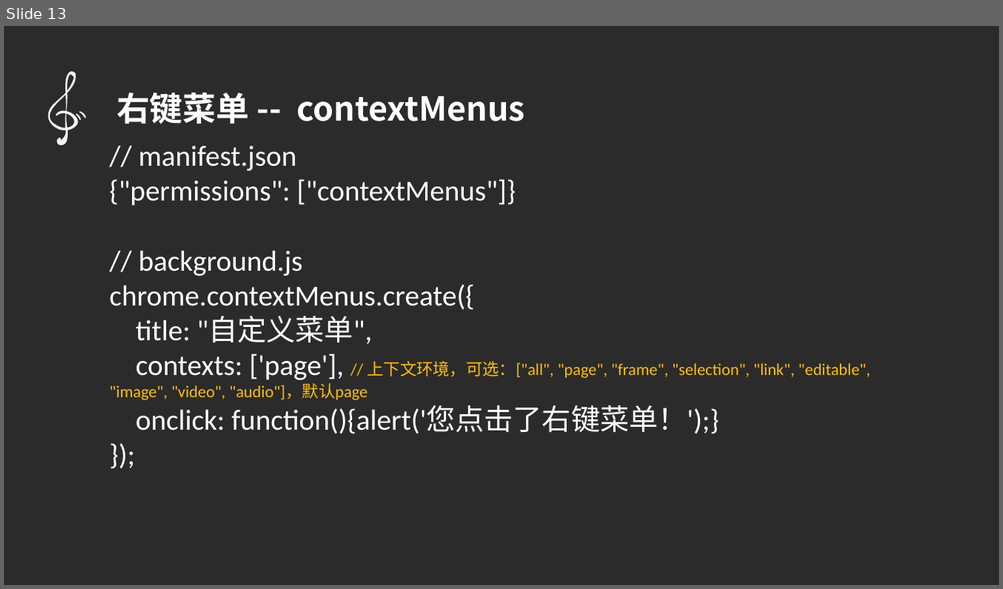
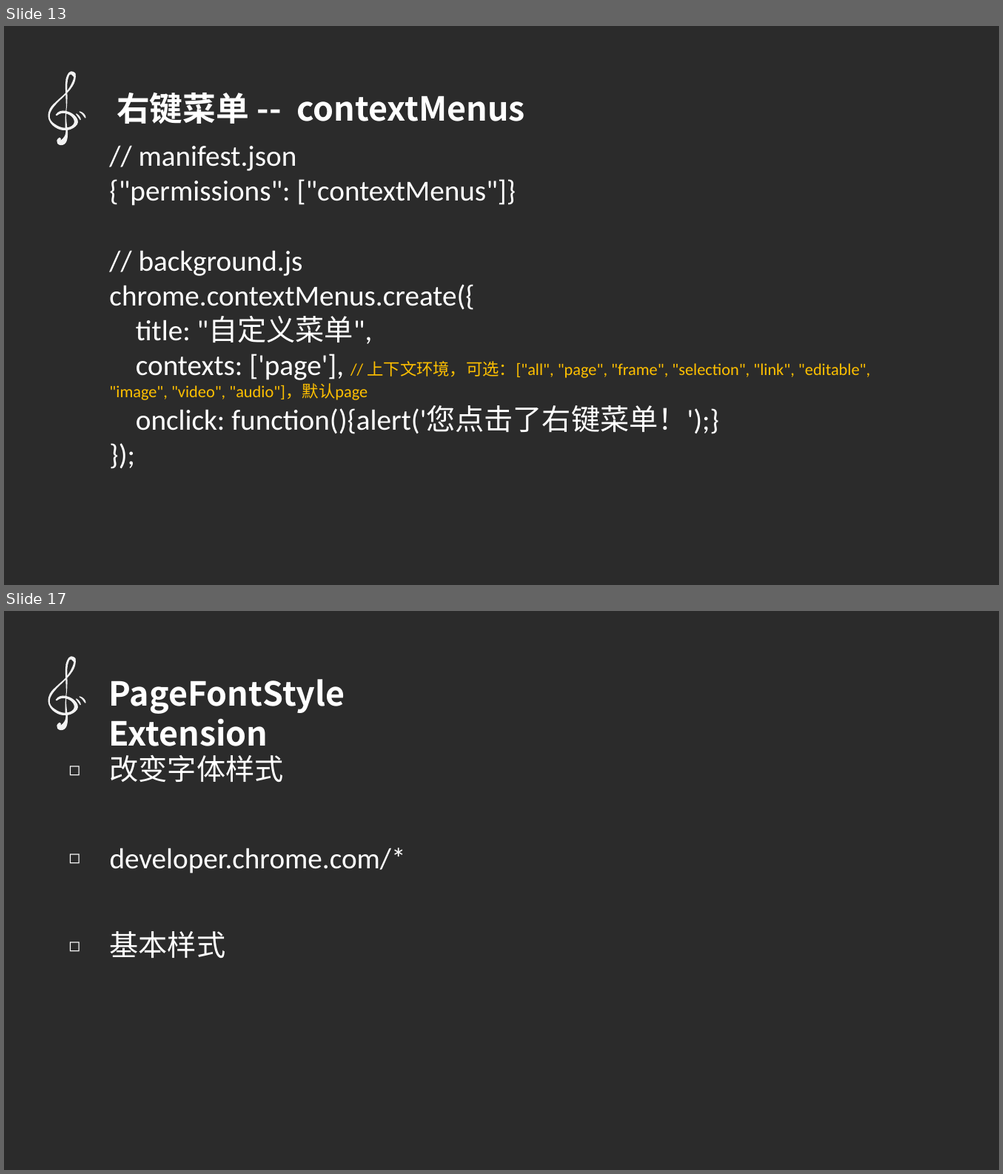
Before and after one commit to qq449245884/chromeTouir, a slide deck: ppt.pptx. Shown one above the other, each under a label of ours: slide 13 before the commit, slides 13 and 17 after it; the slides between them are not shown. The pictures are 1003x589 and 1003x1174 pixels, drawn with LibreOffice and Linux fonts; fonts in the diff are those of the drawing; background and template pictures are left out; a plain dark background stands for a picture behind light text. Boxes give left, top, right and bottom in pixels: in the first picture for what was removed or moved away, otherwise in the second. Text is boxed around its words. In the diff, an @@ line names an element or a change of style, - is before the commit and + after.

```diff
--- a/ppt.pptx
+++ b/ppt.pptx
@@ slide 17 added at box(4, 611, 999, 1170), background picture (left out) @@
@@ freeform shape added at box(37, 652, 94, 735), fill #F2F2F2 @@
@@ freeform shape added at box(74, 698, 82, 706), fill #F2F2F2 @@
@@ freeform shape added at box(77, 696, 88, 703), fill #F2F2F2 @@
@@ text added at box(109, 679, 345, 746), 32 pt, text #FFFFFF, bold @@
+PageFontStyle Extension
@@ text added at box(62, 754, 93, 783), 18 pt, text #FFFFFF @@
+◻
@@ text added at box(110, 755, 284, 782), 28 pt, text #FFFFFF @@
+改变字体样式
@@ text added at box(62, 843, 93, 872), 18 pt, text #FFFFFF @@
+◻
@@ text added at box(110, 848, 406, 874), 28 pt, text #FFFFFF @@
+developer.chrome.com/*
@@ text added at box(62, 931, 93, 960), 18 pt, text #FFFFFF @@
+◻
@@ text added at box(110, 931, 226, 958), 28 pt, text #FFFFFF @@
+基本样式
```
Also in this commit, not shown: 3 other slides added, 8 other files.
